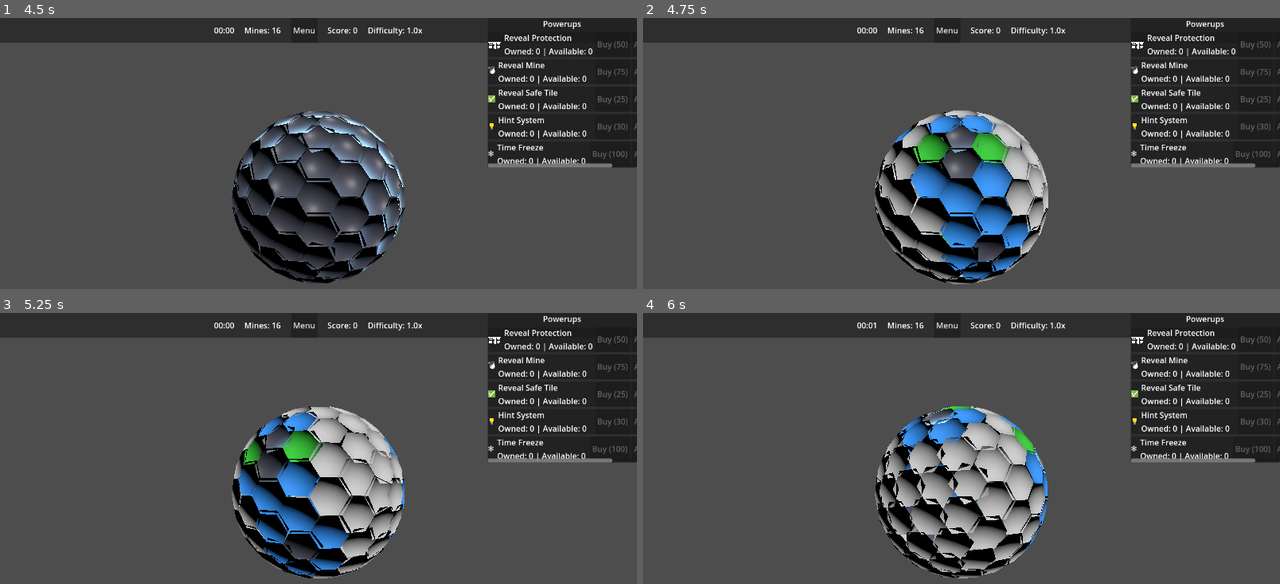
Above: before the commit, frames 1-4 (two rows, left to right).
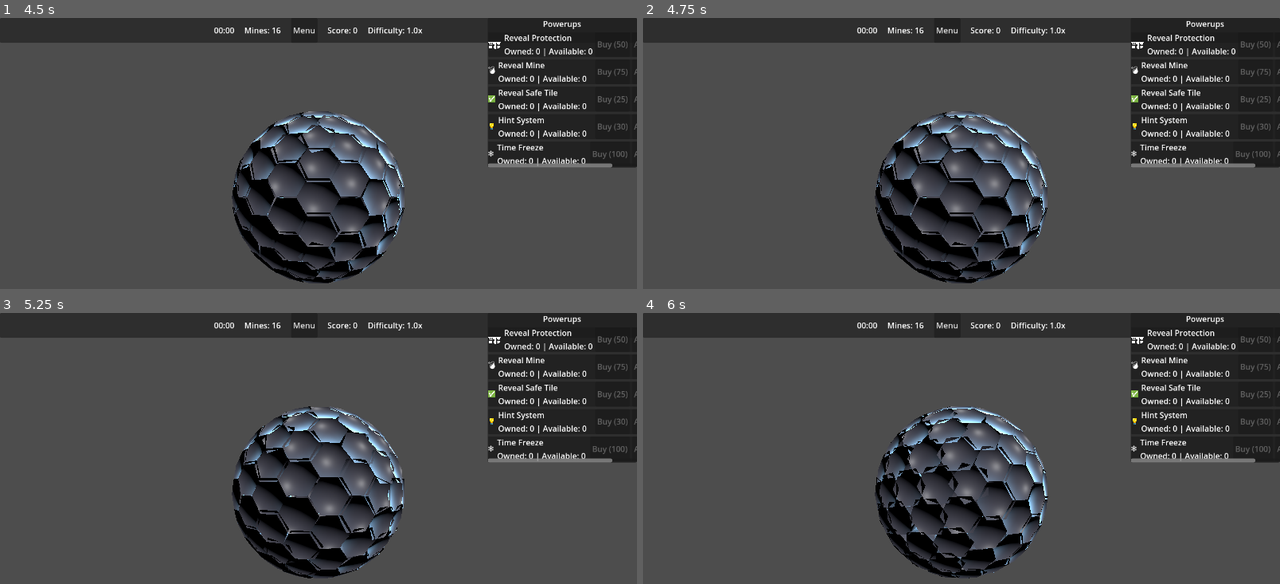
Above: after the commit, the same moments.

Repository: ROMUSKING/globesweeper3D
Game: Godot game, scene res://scenes/main.tscn
Two runs of this game, one before a commit and one after it. Both use one fixed random seed, a clock stepped at 60 frames per second and the inputs below.
Inputs (mouse positions are in pixels of both pictures, inside the frame that each line leads up to):
- Up to frame 1 (4.5 s): click "Easy" at 0.5 s; click "Easy" at 1.25 s; click "Start Game" at 2 s; click "Menu" at 2.75 s; click "Start Game" at 3.5 s; tap Enter at 4.25 s; move the mouse to (286, 270) at 4.27 s; tap 1 at 4.35 s; click (286, 270) at 4.42 s
- Up to frame 2 (4.75 s): no input
- Up to frame 3 (5.25 s): drag from (509, 546) to (286, 565) at 5.02 s
- Up to frame 4 (6 s): move the mouse to (770, 437) at 5.77 s; tap 3 at 5.85 s; click (770, 437) at 5.92 s

Frame 1 is identical in both runs. In frame 2, 9.3% of the frame differs, in the area x 36-64%, y 34-99%; in frame 3, 9.2%; in frame 4, 9.8%, in the area x 36-64%, y 3-98%.

Commit message:
docs: Update AI agent instructions and add modern best practices for Godot development

Diff:
--- a/scripts/interaction_manager.gd
+++ b/scripts/interaction_manager.gd
@@ -181,7 +181,8 @@
 		return {}
 
 	var from = camera.project_ray_origin(screen_pos)
-	var to = from + camera.project_ray_normal(screen_pos) * 1000.0
+	var globe_radius = get_parent().globe_radius
+	var to = from + camera.project_ray_normal(screen_pos) * (globe_radius * 2.0)
 
 	var space_state = get_world_3d().direct_space_state
 	var query = PhysicsRayQueryParameters3D.create(from, to)
Not shown, changed: .github/copilot-instructions.md
Not shown, added: BEST_PRACTICES_QUICK_REFERENCE.md
Not shown, added: MODERN_BEST_PRACTICES_UPDATE.md
